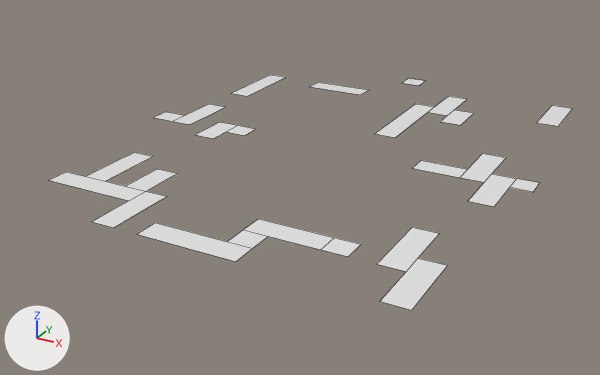
What one commit did to the Blender file Assets/Models/Labirinth.blend.
Rendered twice from a 50 mm camera at (15.2, -30.5, 12.8) aimed at (-0.9, -1.4, -1.8). The lights are fixed; the arrows at lower left show +X, +Y and +Z. Mesh edges are drawn as thin lines.

The first picture shows 'RedPath'.
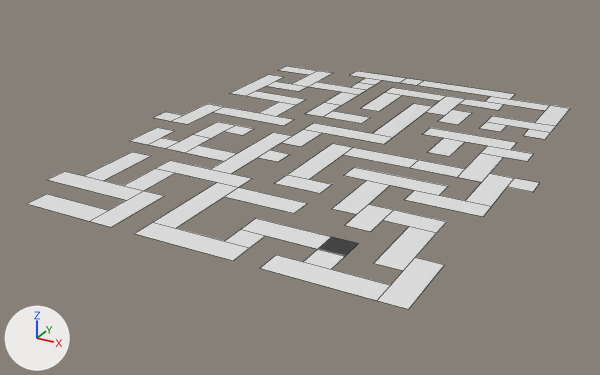
Commit message: Ajusta labirinto

Diff of the bpy script that builds the scene:
```diff
--- a/Assets/Models/Labirinth.blend.py
+++ b/Assets/Models/Labirinth.blend.py
@@ me_plane_001 @@
 me_plane_001.from_pydata(...)  # 102 vertices, 25 faces; spans x -1.0..1.0, y -1.0..1.0, z 0.0
 # used by ob_redpath; location = (0.0, 0.0, 0.0); scale = (9.0, 11.0, 1.0)
+# me_plane_001 part 1: the whole mesh is moved by (-0.01, 0.0, 0.0)
 me_plane_001.materials.append(mat_redmaterial)
@@ me_plane_003 @@
 me_plane_003.from_pydata(...)  # 101 vertices, 24 faces; spans x -0.88..0.9, y -1.0..0.91, z 0.0
 # used by ob_greenpath; location = (0.0, 0.0, 0.0); scale = (9.0, 11.0, 1.0)
+# me_plane_003 part 2: the whole mesh is moved by (-0.01, 0.0, 0.0)
 me_plane_003.materials.append(mat_greenmaterial)
@@ me_plane_004 @@
 me_plane_004.from_pydata(...)  # 90 vertices, 22 faces; spans x -0.88..0.9, y -1.0..1.0, z 0.0
 # used by ob_bluepath; location = (0.0, 0.0, 0.0); scale = (9.0, 11.0, 1.0)
+# me_plane_004 part 3: the whole mesh is moved by (-0.01, 0.0, 0.0)
 me_plane_004.materials.append(mat_bluematerial)
@@ ob_greenpath @@
 ob_greenpath.scale = (9.0, 11.0, 1.0)
-ob_greenpath.hide_set(True)
@@ ob_bluepath @@
 ob_bluepath.scale = (9.0, 11.0, 1.0)
-ob_bluepath.hide_set(True)
```

Pixel boxes (x1, y1, x2, y2) of what changed, in the pictures (600 x 375 px):
'RedPath', mesh moved: before (49, 75, 573, 310); after (47, 75, 570, 309)
'GreenPath', shown: after (129, 78, 556, 300)
'BluePath', shown: after (27, 66, 551, 233)
